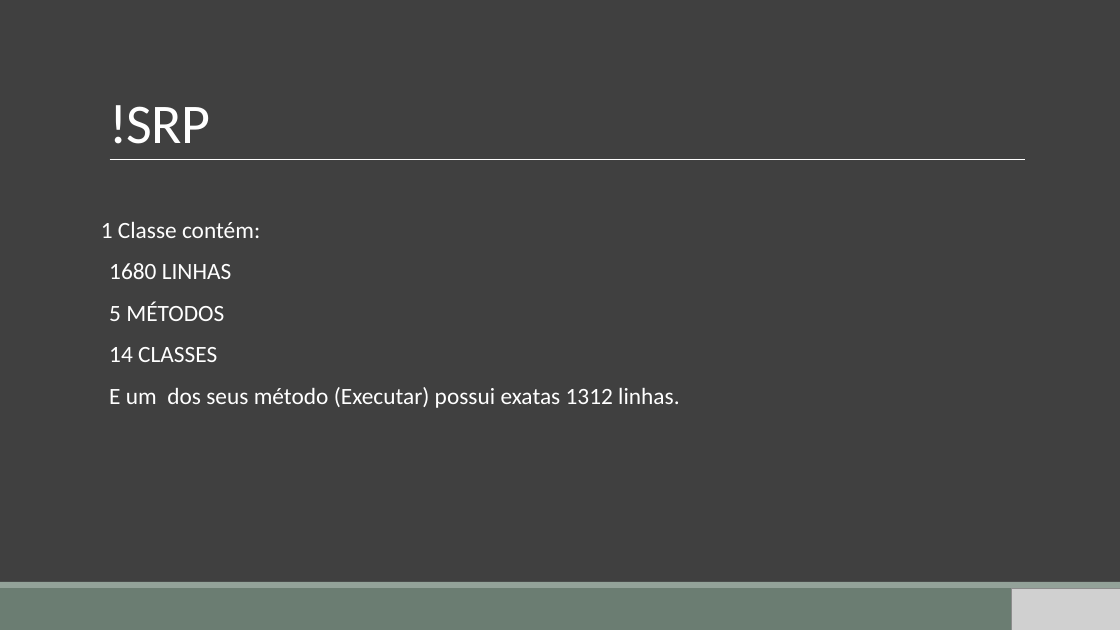
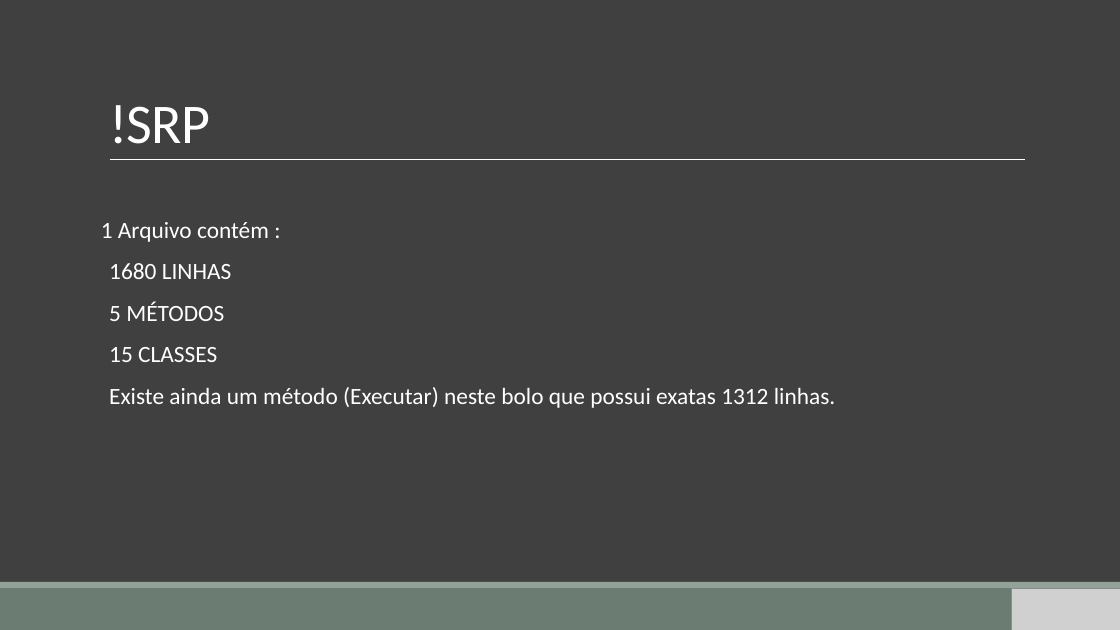
Before and after one commit to gemvane/Palestra-Solid, a slide deck: slide 11 of SOLID.pptx (slide 10 before the commit). Drawn at 1120x630 pixels with LibreOffice and Linux fonts; fonts in the diff are those of the drawing; grey boxes stand for pictures; background and template pictures are left out. Boxes give left, top, right and bottom in pixels: in the first picture for what was removed or moved away, otherwise in the second. Text is boxed around its words. In the diff, an @@ line names an element or a change of style, - is before the commit and + after.

```diff
--- a/SOLID.pptx
+++ b/SOLID.pptx
@@ text at [101, 222, 269, 242]: text changed @@
-1 Classe contém:
+1 Arquivo contém :
@@ text at [109, 347, 835, 408]: text changed @@
-  14 CLASSES
-  E um dos seus método (Executar) possui exatas 1312 linhas.
+  15 CLASSES
+  Existe ainda um método (Executar) neste bolo que possui exatas 1312 linhas.
```
Also in this commit, not shown: 14 other slides changed, 4 slides added, 3 slides removed.
